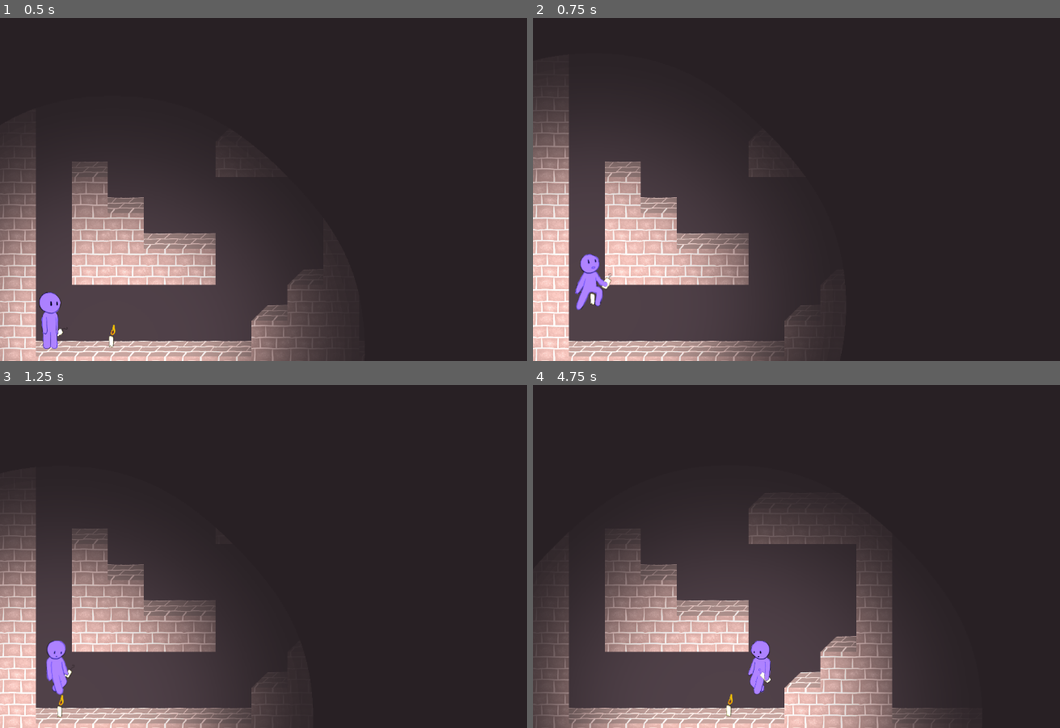
Above: before the commit, frames 1-4 (two rows, left to right).
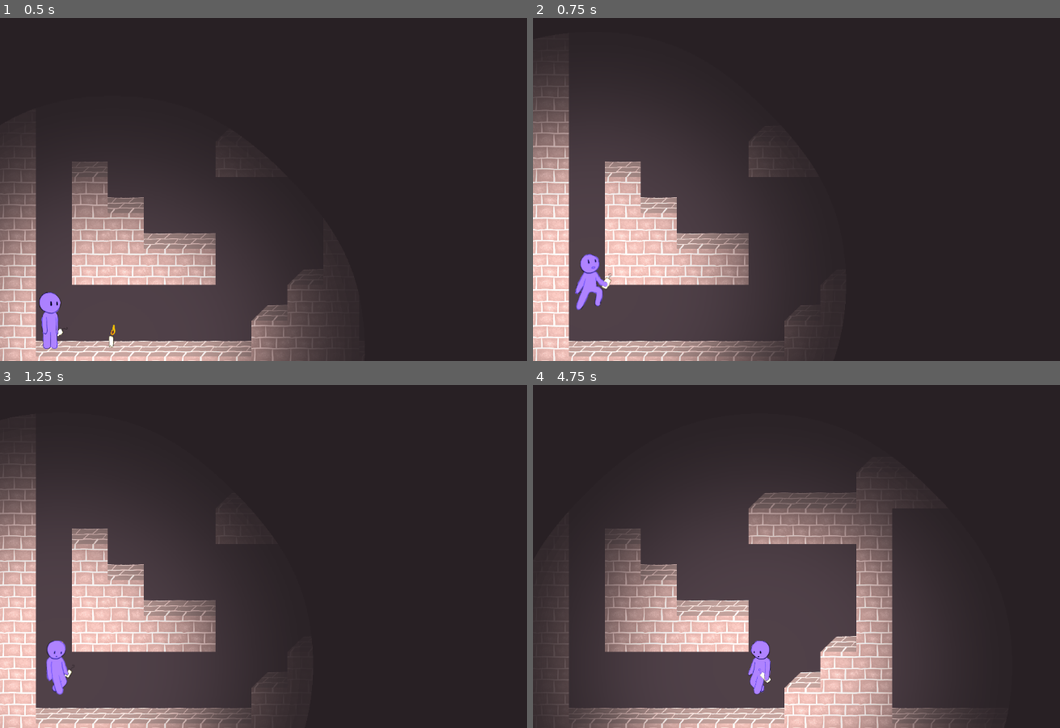
Above: after the commit, the same moments.

Repository: isaacwkm/csgd-capstone-project
Game: Godot game, scene res://scenes/world.tscn
Same seed, same stepped clock (60 frames per second), same inputs: the game is played once before the commit and once after it.
Inputs:
- Up to frame 1 (0.5 s): no input
- Up to frame 2 (0.75 s): tap Enter (ui_accept) at 0.5 s; hold D from 0.53 s (still down); hold E from 0.53 s (still down)
- Up to frame 3 (1.25 s): keep holding D; keep holding E; tap Enter (ui_accept) at 0.77 s
- Up to frame 4 (4.75 s): release E at 1.28 s; tap E at 1.35, 2.85, 4.35 s; tap Enter (ui_accept) at 1.52, 3.02, 3.77, 4.52 s; release D at 2.03 s; hold A 2.03-2.78 s; hold E 2.03-2.78 s; hold D 2.78-4.28 s; hold E 3.53-4.28 s; hold A from 4.28 s (still down)

Frame 1 is identical in both runs. In frame 2, 2.3% of the frame differs, in the area x 0-28%, y 21-84%; in frame 3, 9.1%; in frame 4, 13%, in the area x 0-80%, y 24-100%.

Commit message:
Fix picking up the candle by making the RigidBody2D the root element in candle.tscn.

Diff:
--- a/objects/candle.gd
+++ b/objects/candle.gd
@@ -1,4 +1,5 @@
-extends Node2D
+class_name Candle
+extends RigidBody2D
 
 var picked = false
 
--- a/objects/candle.tscn
+++ b/objects/candle.tscn
@@ -21,27 +21,25 @@
 [sub_resource type="RectangleShape2D" id="RectangleShape2D_yawxj"]
 size = Vector2(20, 42)
 
-[node name="Node2D" type="Node2D"]
+[node name="Candle" type="RigidBody2D"]
+collision_layer = 4
+collision_mask = 4
 script = ExtResource("1_r3eed")
 
-[node name="RigidBody2D" type="RigidBody2D" parent="."]
-collision_layer = 4
-collision_mask = 4
-
-[node name="AnimatedSprite2D" type="AnimatedSprite2D" parent="RigidBody2D"]
+[node name="AnimatedSprite2D" type="AnimatedSprite2D" parent="."]
 position = Vector2(0, -21)
 sprite_frames = SubResource("SpriteFrames_gdbwp")
 animation = &"on_ground"
 
-[node name="CollisionShape2D" type="CollisionShape2D" parent="RigidBody2D"]
+[node name="CollisionShape2D" type="CollisionShape2D" parent="."]
 position = Vector2(0, -21)
 shape = SubResource("RectangleShape2D_xsagg")
 
-[node name="Area2D" type="Area2D" parent="RigidBody2D"]
+[node name="Area2D" type="Area2D" parent="."]
 
-[node name="CollisionShape2D" type="CollisionShape2D" parent="RigidBody2D/Area2D"]
+[node name="CollisionShape2D" type="CollisionShape2D" parent="Area2D"]
 position = Vector2(0, -21)
 shape = SubResource("RectangleShape2D_yawxj")
 
-[node name="PointLight2D" type="PointLight2D" parent="RigidBody2D"]
+[node name="PointLight2D" type="PointLight2D" parent="."]
 texture = ExtResource("3_vf61n")
